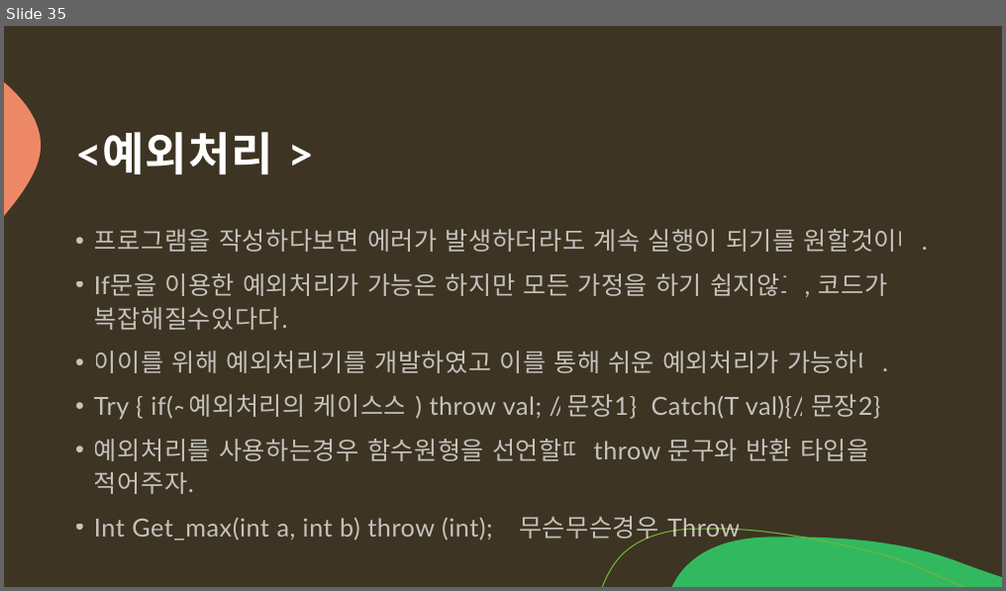
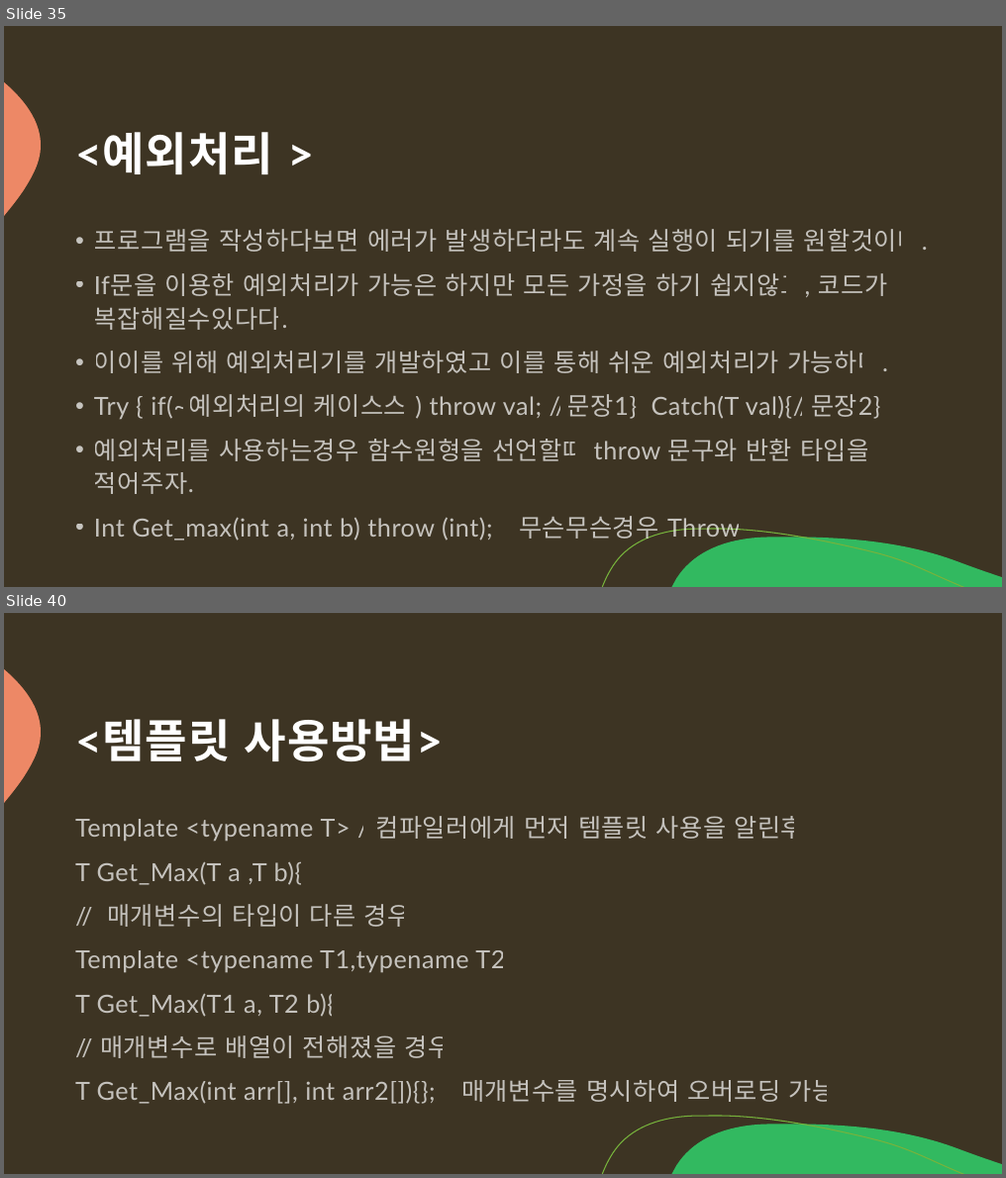
Before and after one commit to arkchimy/_Algorithm, a slide deck: 전공지식/C언어의 기초/C언어 기초지식.pptx. Shown one above the other, each under a label of ours: slide 35 before the commit, slides 35 and 40 after it; the slides between them are not shown. The pictures are 1006x591 and 1006x1178 pixels, drawn with LibreOffice and Linux fonts; fonts in the diff are those of the drawing. Boxes give left, top, right and bottom in pixels: in the first picture for what was removed or moved away, otherwise in the second. Text is boxed around its words. In the diff, an @@ line names an element or a change of style, - is before the commit and + after.

Commit message:
[C++ 지식Update] Static_Cast & dynamic_Cast  & template

```diff
--- a/전공지식/C언어의 기초/C언어 기초지식.pptx
+++ b/전공지식/C언어의 기초/C언어 기초지식.pptx
@@ slide 40 added at (4,613,1002,1174), background #3D3423; not listed: 3 template elements that a slide beside it also shows @@
@@ title added at (75,719,443,761), 44 pt, text #FFFFFF, bold @@
+<템플릿 사용방법>
@@ text added at (75,816,836,1104), 24 pt, text #FFFFFF at 70% opacity @@
+Template <typename T> //컴파일러에게 먼저 템플릿 사용을 알린후
+T Get_Max(T a ,T b){}
+// 매개변수의 타입이 다른 경우
+Template <typename T1,typename T2>
+T Get_Max(T1 a, T2 b){}
+// 매개변수로 배열이 전해졌을 경우
+T Get_Max(int arr[], int arr2[]){};// 매개변수를 명시하여 오버로딩 가능
```
Also in this commit, not shown: 5 other slides added.
